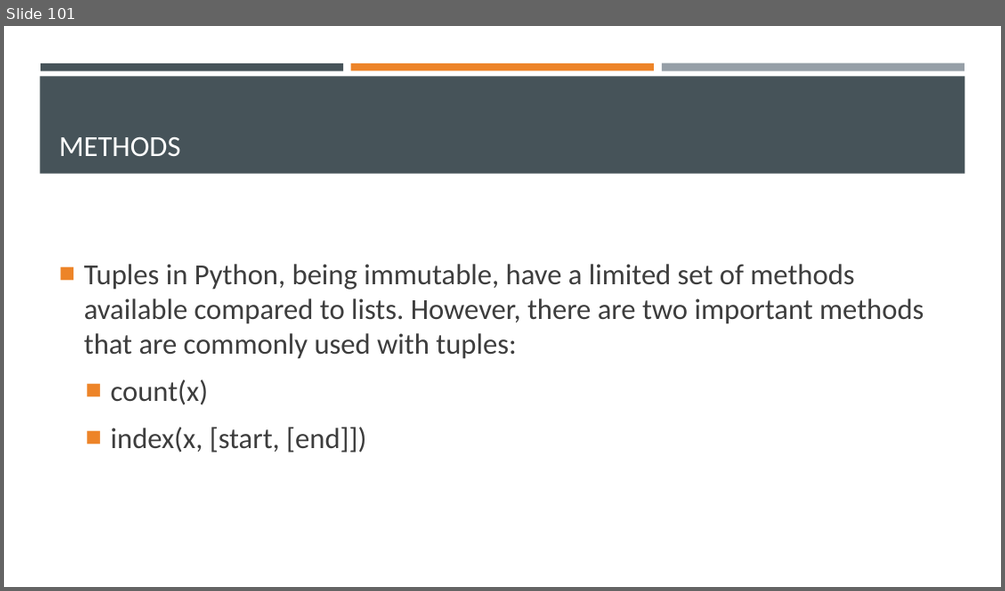
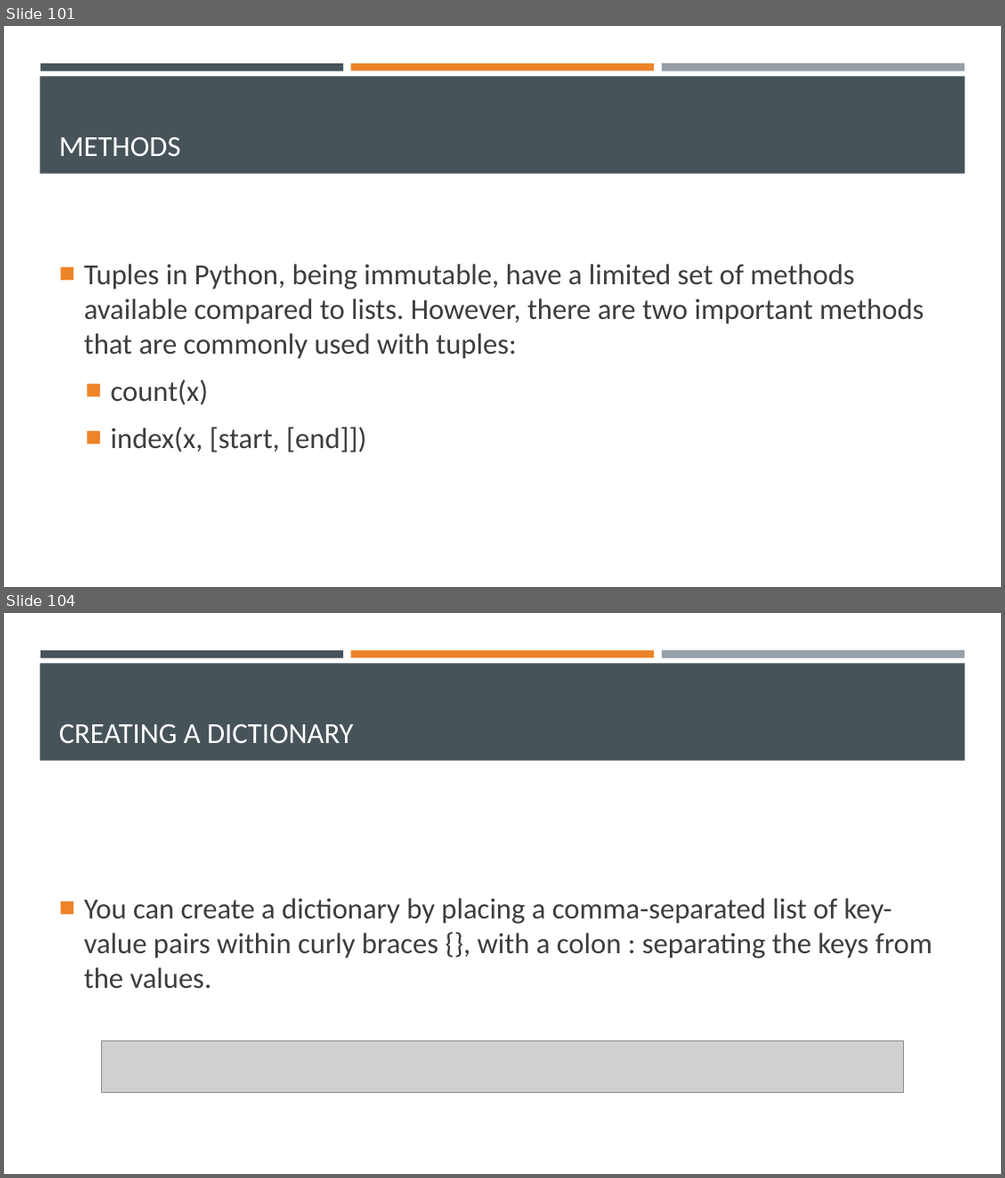
Before and after one commit to Ghost0396/iot, a slide deck: python/Python 3.pptx. Shown one above the other, each under a label of ours: slide 101 before the commit, slides 101 and 104 after it; the slides between them are not shown. The pictures are 1005x591 and 1005x1178 pixels, drawn with LibreOffice and Linux fonts; fonts in the diff are those of the drawing; grey boxes stand for pictures. Boxes give left, top, right and bottom in pixels: in the first picture for what was removed or moved away, otherwise in the second. Text is boxed around its words. In the diff, an @@ line names an element or a change of style, - is before the commit and + after.

```diff
--- a/python/Python 3.pptx
+++ b/python/Python 3.pptx
@@ slide 104 added at (4,613,1001,1174), background #FFFFFF; not listed: 4 template elements that a slide beside it also shows @@
@@ title added at (59,724,354,743), 28 pt, text #FFFFFF @@
+CREATING A DICTIONARY
@@ text added at (84,898,932,989), 28 pt, text #3D3D3D @@
+■ You can create a dictionary by placing a comma-separated list of key-value pairs within curly braces {}, with a colon : separating the keys from the values.
@@ picture added at (101,1041,904,1092) @@
```
Also in this commit, not shown: 5 other slides added, 2 other files.
